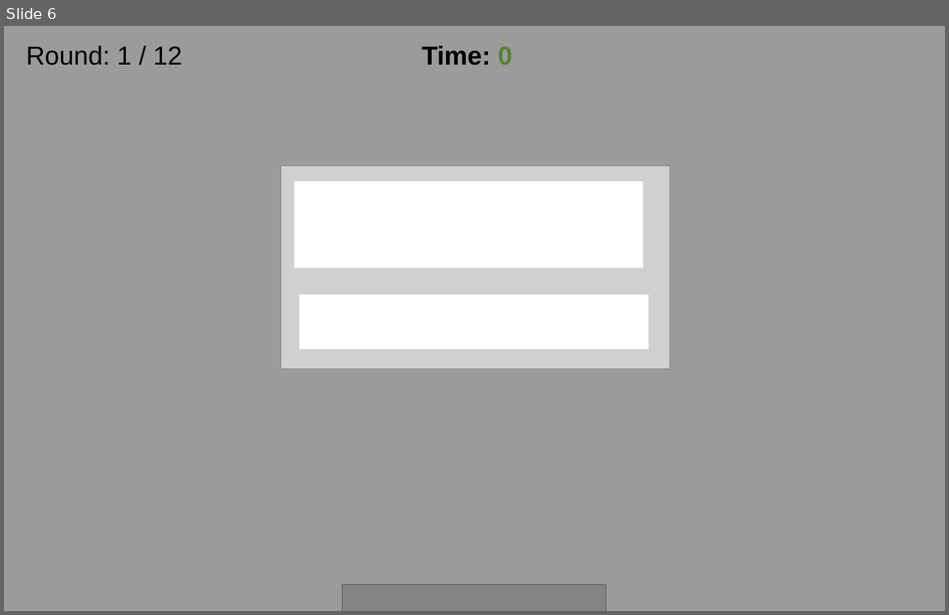
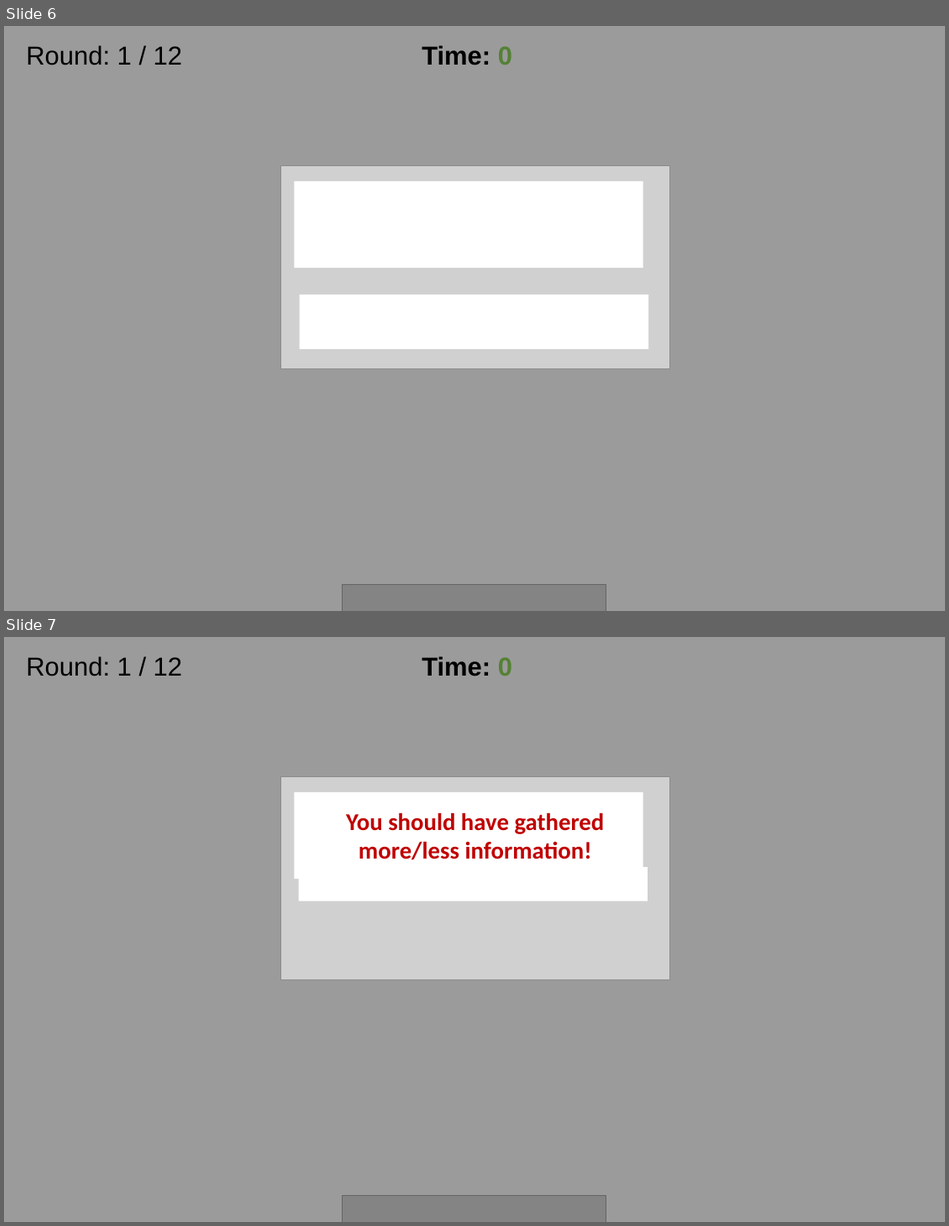
Before and after one commit to RationalityEnhancement/MCRL, a slide deck: experiments/exp1/static/images/$0.01/task_images.pptx. Shown one above the other, each under a label of ours: slide 6 before the commit, slides 6 and 7 after it. The pictures are 949x615 and 949x1226 pixels, drawn with LibreOffice and Linux fonts; fonts in the diff are those of the drawing; grey boxes stand for pictures; background and template pictures are left out. Boxes give left, top, right and bottom in pixels: in the first picture for what was removed or moved away, otherwise in the second. Text is boxed around its words. In the diff, an @@ line names an element or a change of style, - is before the commit and + after.

```diff
--- a/experiments/exp1/static/images/$0.01/task_images.pptx
+++ b/experiments/exp1/static/images/$0.01/task_images.pptx
@@ slide 7 added at [4,637,945,1222], background picture (left out) @@
@@ rectangle added at [4,637,150,697], fill #FFFFFF @@
@@ rectangle added at [4,637,945,1222], fill #404040 at 52% opacity @@
@@ text added at [26,656,182,676], 28 pt, text #000000 @@
+Round: 1 / 12
@@ text added at [421,656,512,676], 28 pt, text #000000, bold @@
+Time: 0
@@ picture added at [281,776,669,981] @@
@@ rectangle added at [295,792,644,879], fill #FFFFFF, 20.5 pt, text #FFFFFF @@
+BaB
@@ text added at [346,813,605,860], 26 pt, text #C00000, bold @@
+You should have gathered
+more/less information!
@@ rectangle added at [298,867,647,902], fill #FFFFFF, 20.5 pt, text #FFFFFF @@
+BaB
@@ rectangle added at [4,1195,945,1222], fill #FFFFFF @@
@@ picture added at [342,1196,605,1222] @@
```
Also in this commit, not shown: 1 other slide added, 6 other files.
